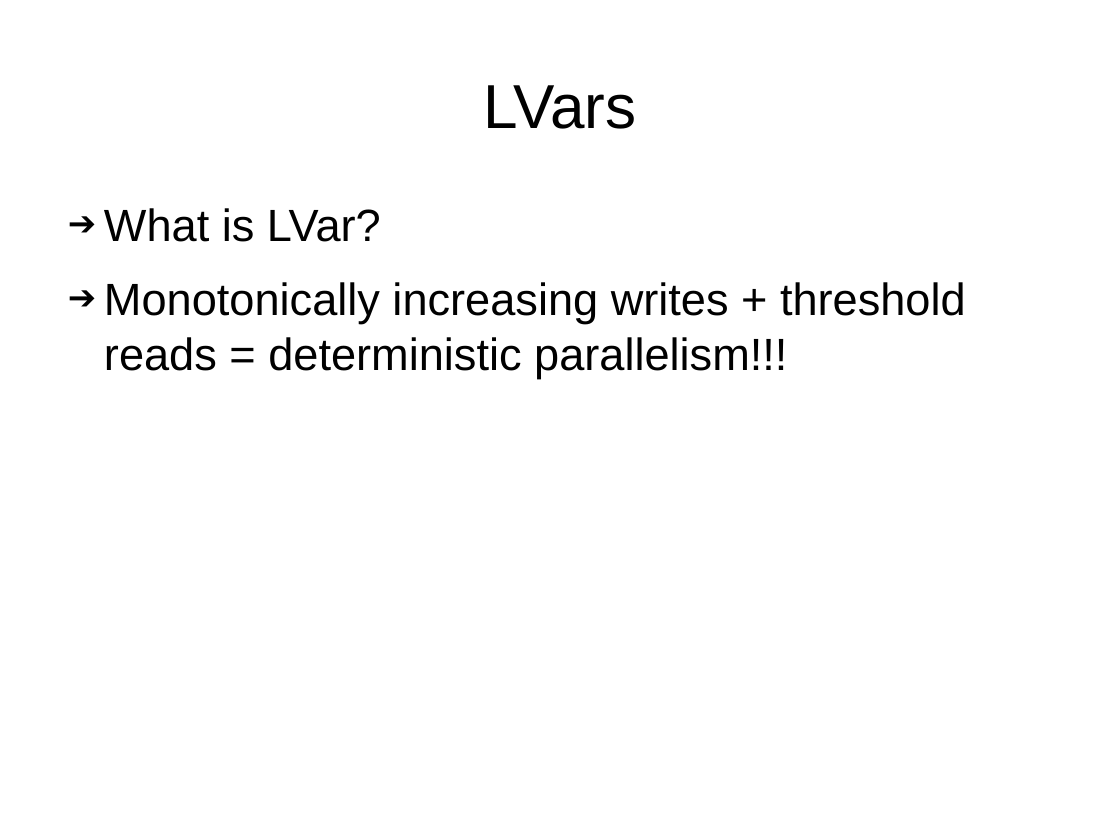
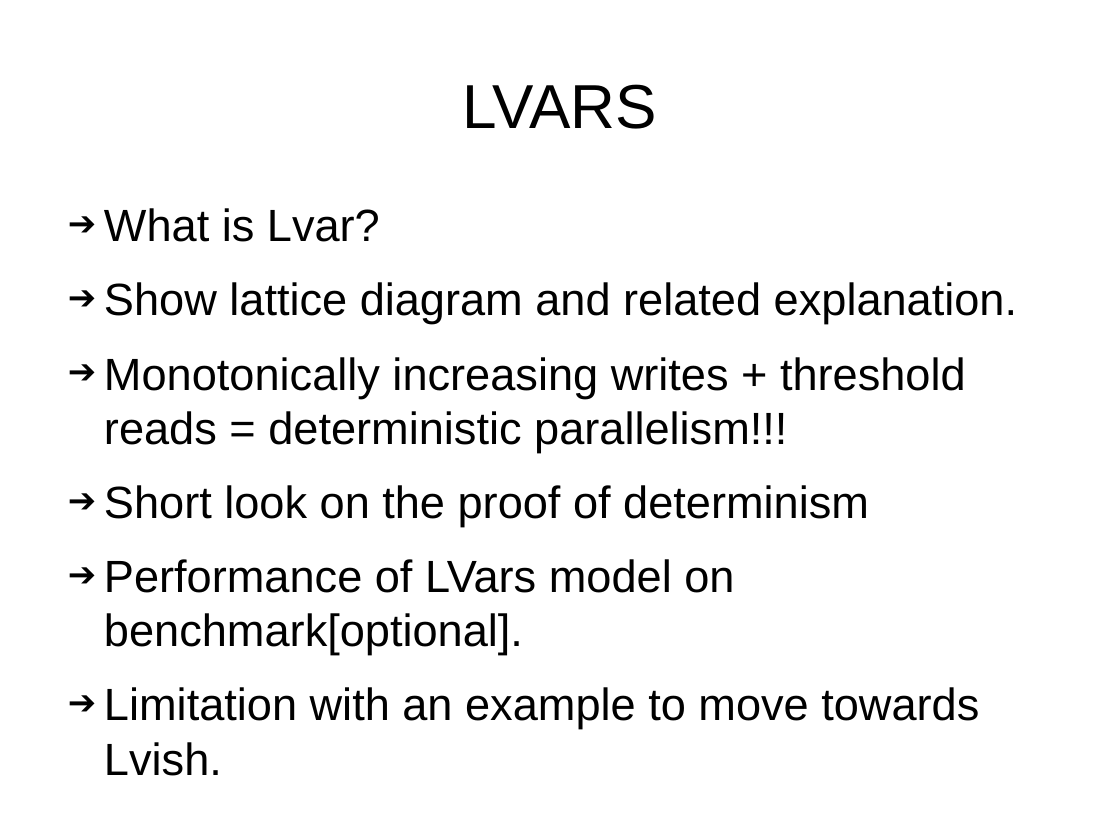
Before and after one commit to sentinel88/Personal, a slide deck: slide 5 of Talk.odp (slide 4 before the commit). Drawn at 1120x840 pixels with LibreOffice and Linux fonts; fonts in the diff are those of the drawing. Boxes give left, top, right and bottom in pixels: in the first picture for what was removed or moved away, otherwise in the second. Text is boxed around its words. In the diff, an @@ line names an element or a change of style, - is before the commit and + after.

```diff
--- a/Talk.odp
+++ b/Talk.odp
@@ title at (x1=463, y1=84, x2=657, y2=129): text changed @@
-LVars
+LVARS
@@ text at (x1=104, y1=208, x2=1017, y2=324): text changed @@
-➔ What is LVar?
+➔ What is Lvar?
+➔ Show lattice diagram and related explanation.
@@ text at (x1=104, y1=485, x2=979, y2=729): paragraphs added @@
+➔ Short look on the proof of determinism
+➔ Performance of LVars model on benchmark[optional].
+➔ Limitation with an example to move towards Lvish.
```
Also in this commit, not shown: 3 other slides changed, 9 slides added, 3 slides removed, 3 other files.
